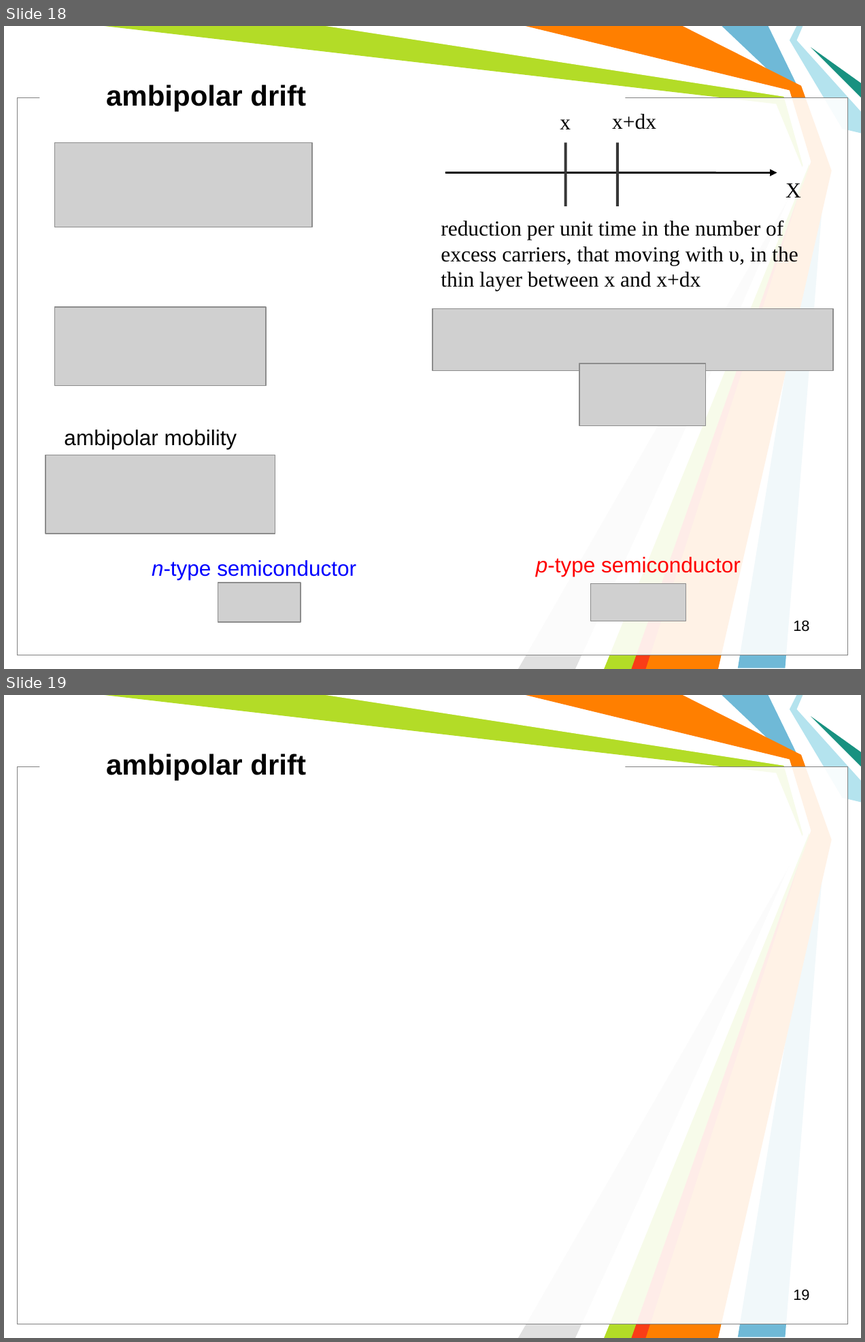
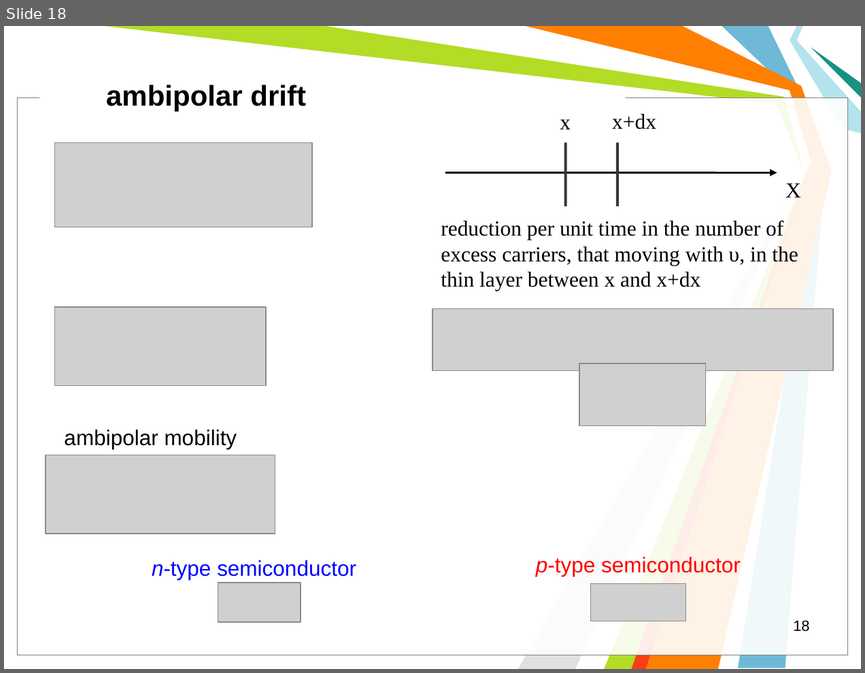
Before and after one commit to l432/NMK, a slide deck: Lecture/Photovoltaics/Photovoltaics2.ppt. Shown one above the other, each under a label of ours: slides 18 and 19 before the commit, slide 18 after it. The pictures are 865x1342 and 865x673 pixels, drawn with LibreOffice and Linux fonts; fonts in the diff are those of the drawing; grey boxes stand for pictures; background and template pictures are left out. Boxes give left, top, right and bottom in pixels: in the first picture for what was removed or moved away, otherwise in the second. Text is boxed around its words. In the diff, an @@ line names an element or a change of style, - is before the commit and + after.

```diff
--- a/Lecture/Photovoltaics/Photovoltaics2.ppt
+++ b/Lecture/Photovoltaics/Photovoltaics2.ppt
@@ slide 19 removed at [4, 695, 861, 1338], background #FFFFFF; not listed: 11 template elements that a slide beside it also shows @@
@@ text removed at [106, 753, 306, 780] @@
-ambipolar drift
@@ page number removed at [793, 1289, 809, 1300] @@
-19
```
Also in this commit, not shown: 4 slides added.
